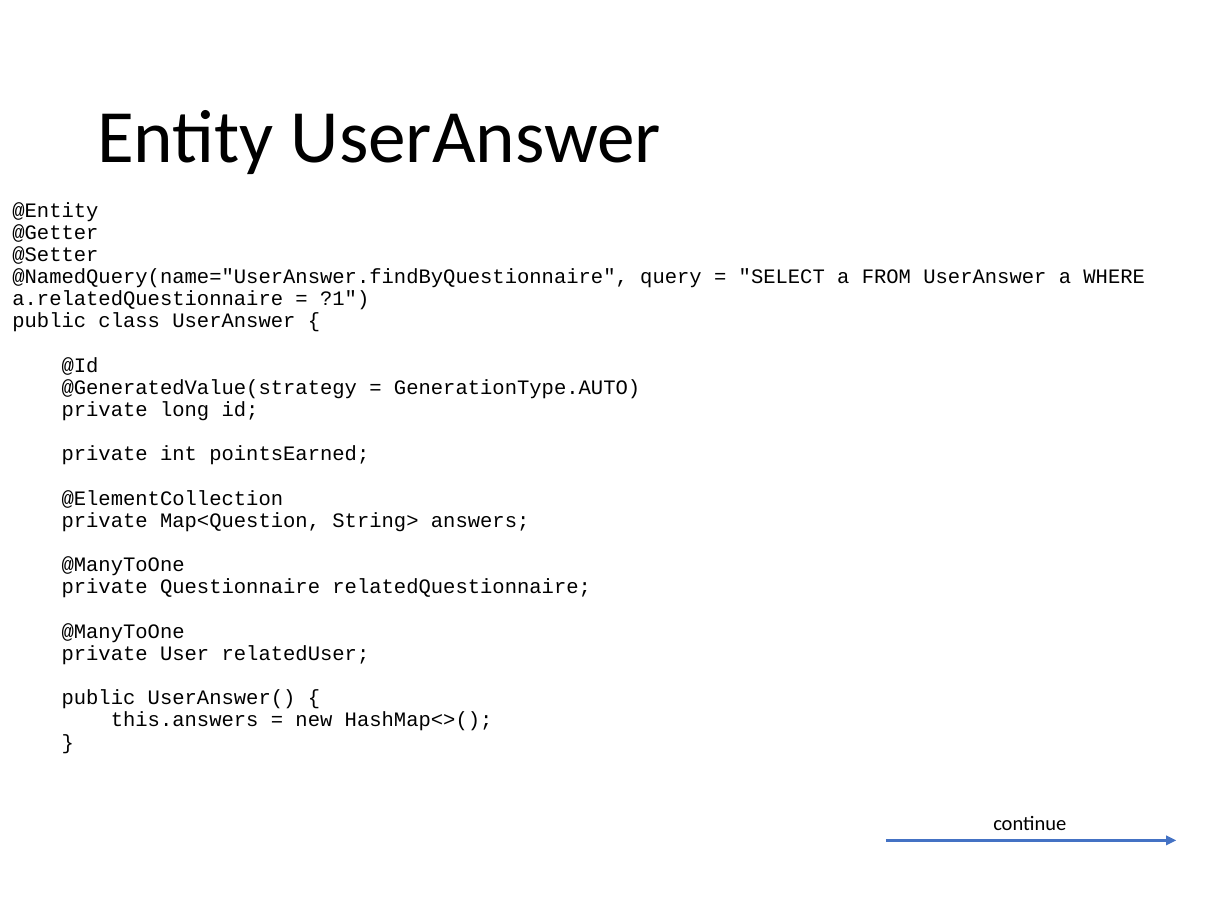
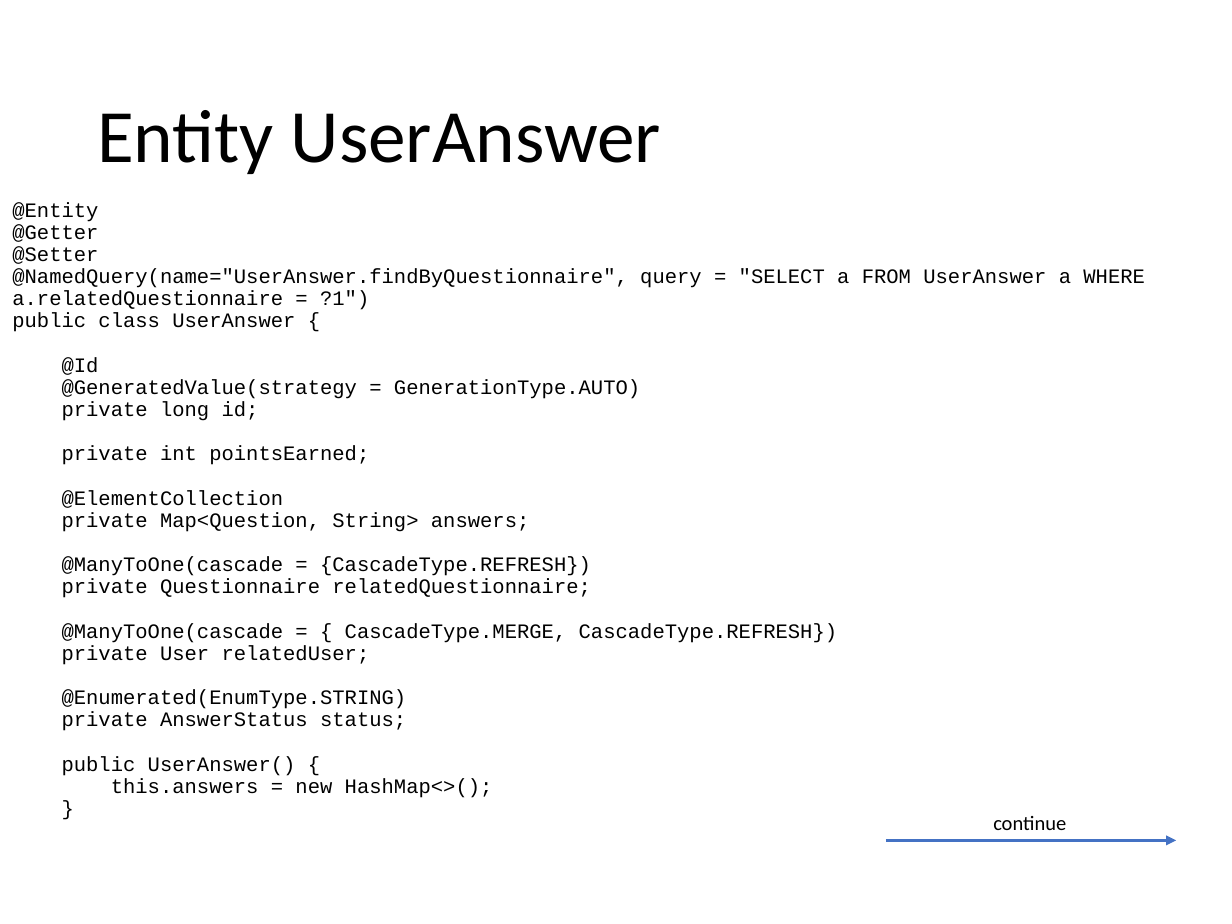
Before and after one commit to catonzio/DB2project, a slide deck: slide 17 of DB2project.pptx. Drawn at 1232x924 pixels with LibreOffice and Linux fonts; fonts in the diff are those of the drawing. Boxes give left, top, right and bottom in pixels: in the first picture for what was removed or moved away, otherwise in the second. Text is boxed around its words. In the diff, an @@ line names an element or a change of style, - is before the commit and + after.

```diff
--- a/DB2project.pptx
+++ b/DB2project.pptx
@@ text at <box>12,202,1145,798</box>: text changed @@
-@Entity
-@Getter
-@Setter
-@NamedQuery(name="UserAnswer.findByQuestionnaire", query = "SELECT a FROM UserAnswer a WHERE a.relatedQuestionnaire = ?1")
-public class UserAnswer {
-@Id
-@GeneratedValue(strategy = GenerationType.AUTO)
-private long id;
-private int pointsEarned;
-@ElementCollection
-private Map<Question, String> answers;
-@ManyToOne
-private Questionnaire relatedQuestionnaire;
-@ManyToOne
-private User relatedUser;
-public UserAnswer() {
-this.answers = new HashMap<>();
-}
+@Entity
+@Getter
+@Setter
+@NamedQuery(name="UserAnswer.findByQuestionnaire", query = "SELECT a FROM UserAnswer a WHERE a.relatedQuestionnaire = ?1")
+public class UserAnswer {
+@Id
+@GeneratedValue(strategy = GenerationType.AUTO)
+private long id;
+private int pointsEarned;
+@ElementCollection
+private Map<Question, String> answers;
+@ManyToOne(cascade = {CascadeType.REFRESH})
+private Questionnaire relatedQuestionnaire;
+@ManyToOne(cascade = { CascadeType.MERGE, CascadeType.REFRESH})
+private User relatedUser;
+@Enumerated(EnumType.STRING)
+private AnswerStatus status;
+public UserAnswer() {
+this.answers = new HashMap<>();
+}
```
Also in this commit, not shown: 6 other slides changed, 3 other files.
